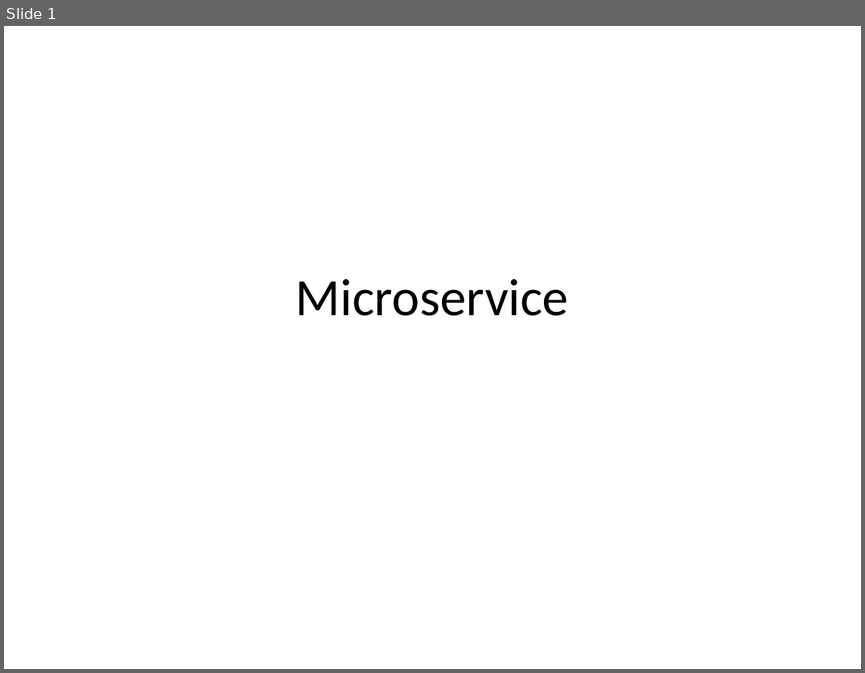
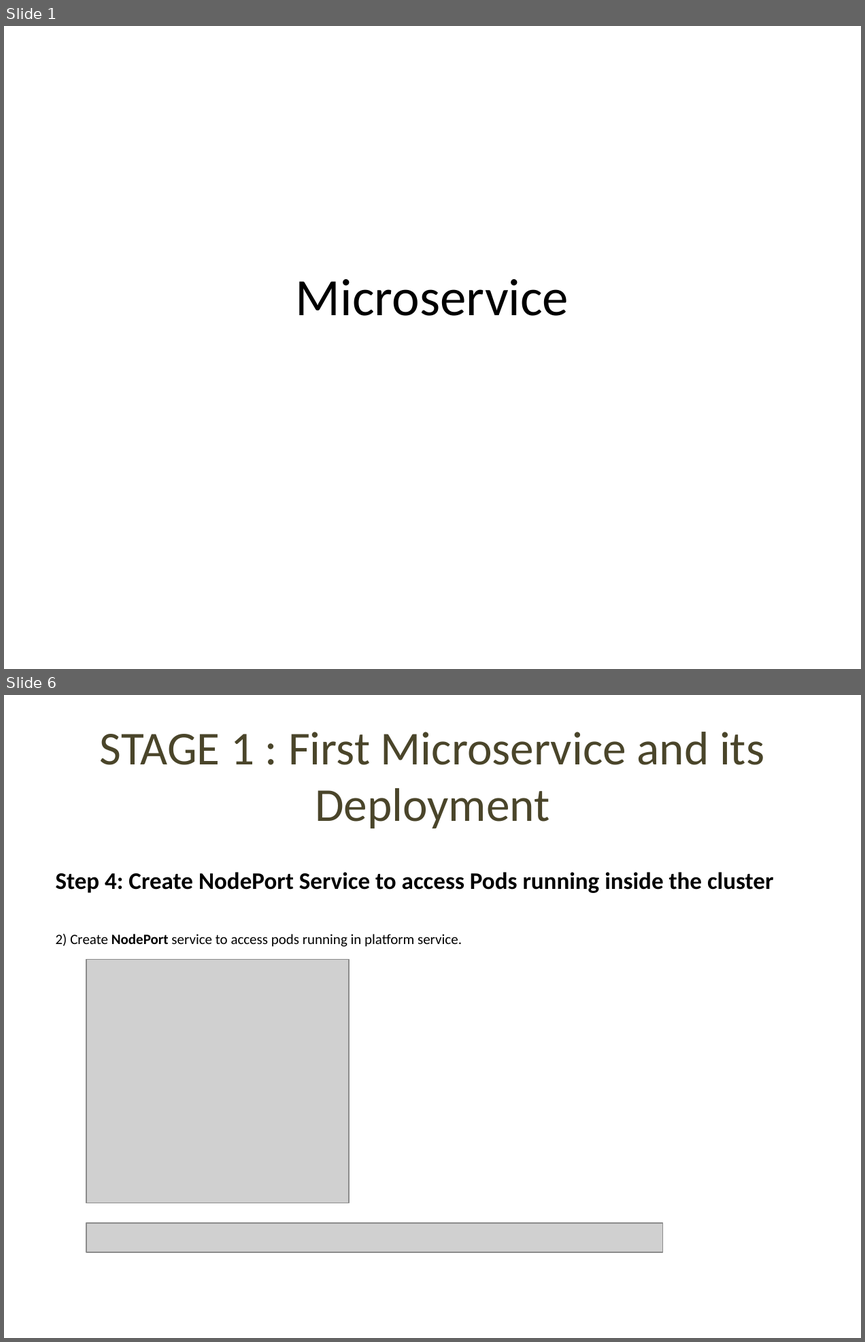
Before and after one commit to devi-priyadharshini/4_microservices, a slide deck: docs/microservice.pptx. Shown one above the other, each under a label of ours: slide 1 before the commit, slides 1 and 6 after it; the slides between them are not shown. The pictures are 865x673 and 865x1342 pixels, drawn with LibreOffice and Linux fonts; fonts in the diff are those of the drawing; grey boxes stand for pictures. Boxes give left, top, right and bottom in pixels: in the first picture for what was removed or moved away, otherwise in the second. Text is boxed around its words. In the diff, an @@ line names an element or a change of style, - is before the commit and + after.

```diff
--- a/docs/microservice.pptx
+++ b/docs/microservice.pptx
@@ slide 6 added at (4,695,861,1338), background #FFFFFF @@
@@ title added at (100,732,764,828), 39.6 pt, text #4A452A @@
+STAGE 1 : First Microservice and its Deployment
@@ text added at (56,872,773,947), 20 pt, text #000000, bold @@
+Step 4: Create NodePort Service to access Pods running inside the cluster
+2) Create NodePort service to access pods running in platform service.
@@ picture added at (86,959,349,1202) @@
@@ picture added at (86,1223,663,1252) @@
```
Also in this commit, not shown: 2 slides changed, 10 other slides added, 1 other file.
